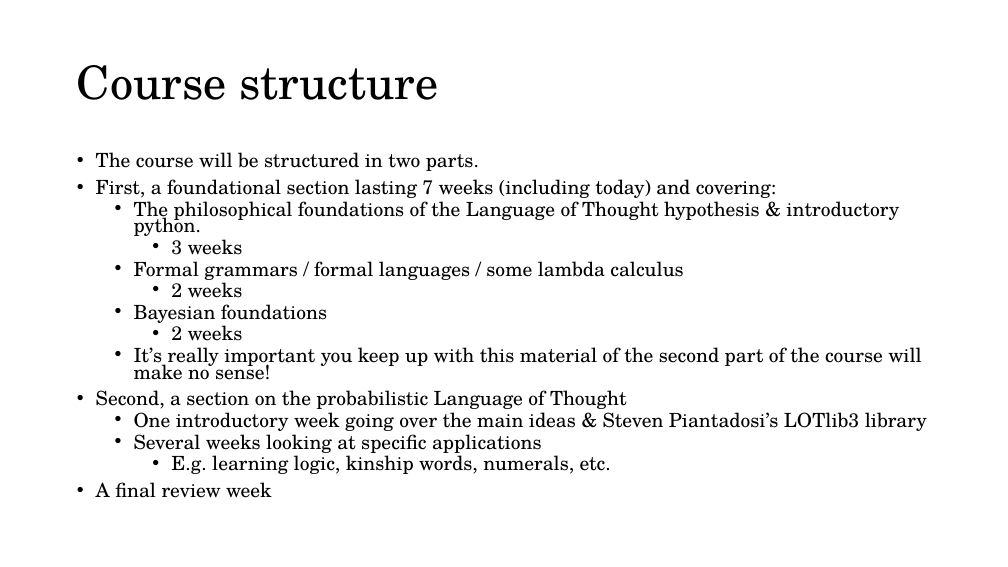
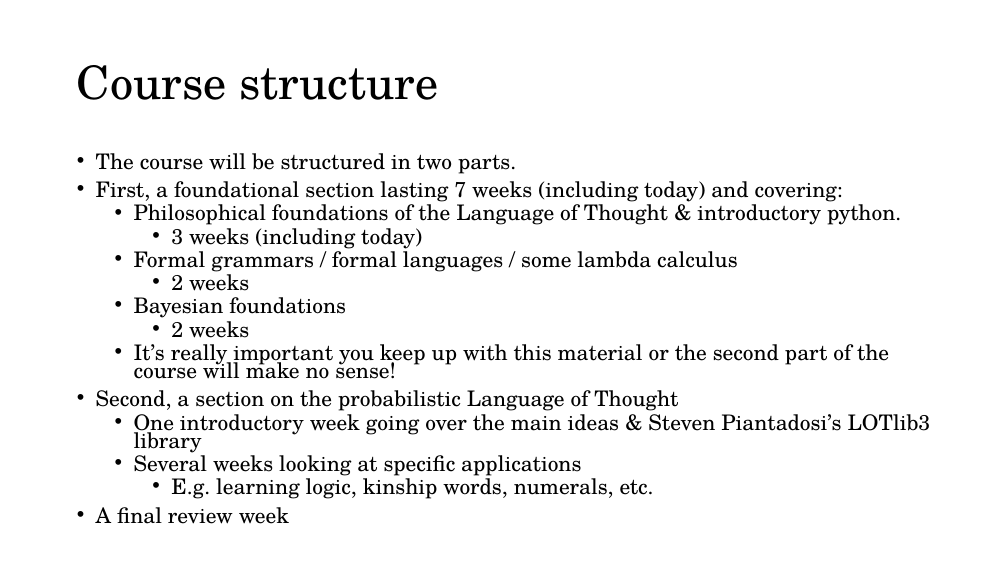
Before and after one commit to thelogicalgrammar/pLoT_course, a slide deck: slide 5 of 1_introduction.pptx. Drawn at 1008x567 pixels with LibreOffice and Linux fonts; fonts in the diff are those of the drawing; background and template pictures are left out. Boxes give left, top, right and bottom in pixels: in the first picture for what was removed or moved away, otherwise in the second. Text is boxed around its words. In the diff, an @@ line names an element or a change of style, - is before the commit and + after.

```diff
--- a/1_introduction.pptx
+++ b/1_introduction.pptx
@@ text at <box>96,153,931,524</box>: size 18.6 to 20.4 pt in "The course will be structured in two ...", "First, a foundational section lasting 7 weeks ...", "Formal grammars / formal languages / some ...", "2 weeks" and 7 more places @@
@@ text at <box>134,200,901,249</box>: text changed; size 18.6 to 20.4 pt @@
-  • The philosophical foundations of the Language of Thought hypothesis & introductory python.
-    • 3 weeks
+  • Philosophical foundations of the Language of Thought & introductory python.
+    • 3 weeks (including today)
@@ text at <box>134,344,889,379</box>: text changed; size 18.6 to 20.4 pt @@
-  • It’s really important you keep up with this material of the second part of the course will make no sense!
+  • It’s really important you keep up with this material or the second part of the course will make no sense!
```
Also in this commit, not shown: 7 other slides changed, 9 other files.
